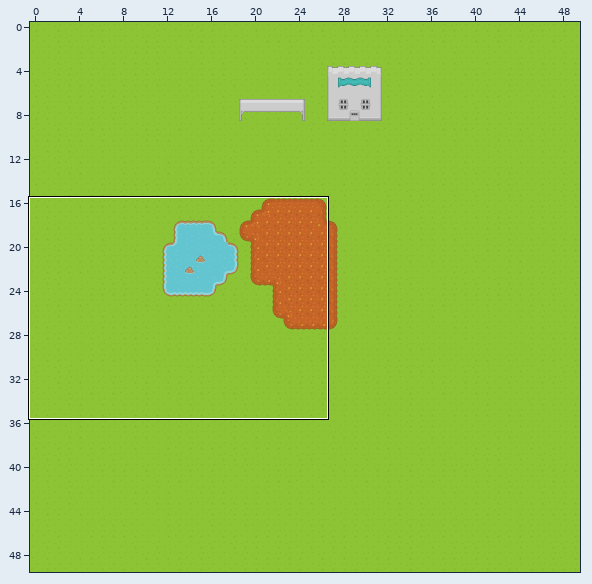
A Tiled map gets an edit: client/websiteAssets/untitled.tmx. Above, an overview of the earlier version with the close-up marked.
Close-up. Before the commit:
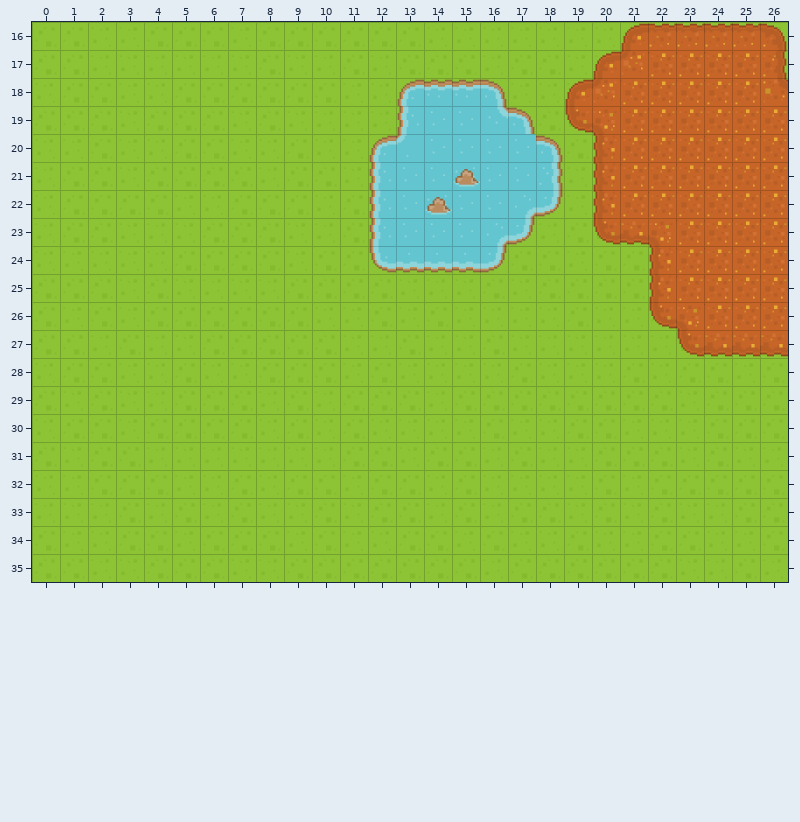
Cells are 64x64 px. Shown: x 0..26, y 16..35. The commit also changed other parts of the map, which this record leaves out.
After the commit:
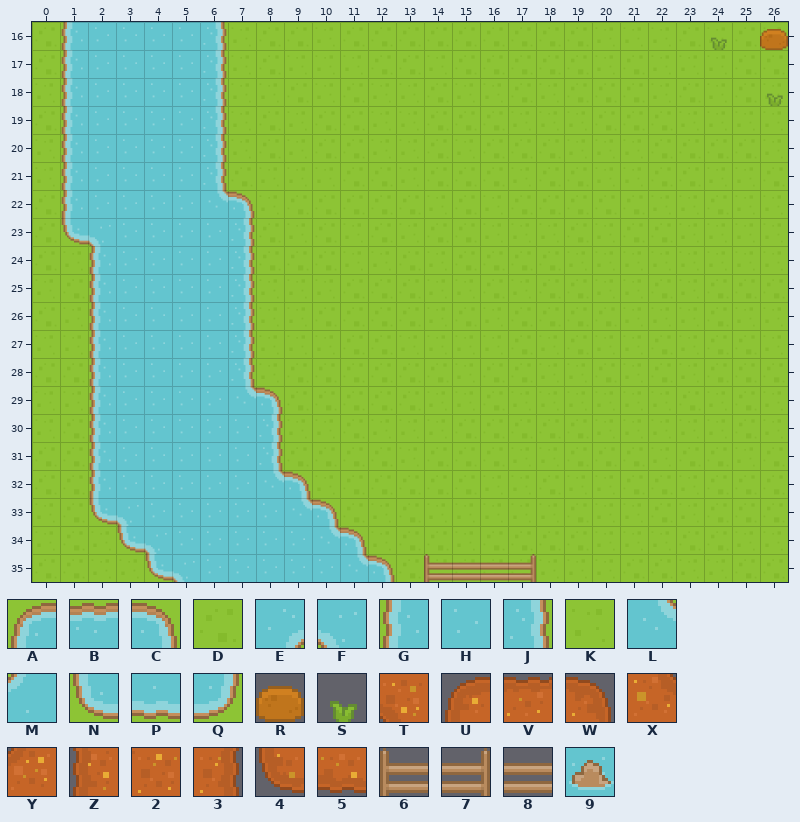
Key: from "roguelikeSheet_transparent": A 2, B 3, C 4, D 5, E 68, F 69, G 70, H 71, J 72, K 73, L 136, M 137, N 138, P 139, Q 140, R 632, S 702, T 1225, U 1226, V 1227, W 1228, X 1292, Y 1293, Z 1294, 2 1295, 3 1296, 4 1362, 5 1363, 6 1612, 7 1613, 8 1616, 9 1618.
_ is an empty cell.
Tiles replaced or removed in this view: 2, 3, 4, 5, 9, A, B, C, D, E, G, H, J, K, L, M, N, P, Q, T, U, V, W, X, Y, Z.
Diff:
Changed rows in their new state; . is an unchanged cell.
Layer "Ground Terrain":
first column x 1:
16 GHHHHJ..............KK.KD.
17 GHHHHJ...............KK..D
18 GHHHHJ......KDKK..DD...KD.
19 GHHHHJ......KDDDK..D...K.K
20 GHHHHJ.....KKDKDDD.K..DD.K
21 GHHHHJ.....DKDDDKD.K..D.K.
22 GHHHHLC....DDKDKDD.D......
23 NFHHHHJ....DKDDKK.....K..K
24 .GHHHHJ....KDKDD........KK
25 .GHHHHJ..............D.DD.
26 .GHHHHJ..............KK.K.
27 .GHHHHJ...................
28 .GHHHHJ...................
29 .GHHHHLC..................
30 .GHHHHHJ..................
31 .GHHHHHJ..................
32 .GHHHHHLC.................
33 .NFHHHHHLC................
34 ..NFHHHHHLC...............
35 ...NFHHHHHLC...D..........
Layer "Ground Overlay":
first column x 19:
16 ..______
17 ._______
18 ________
19 ________
20 ._______
21 ._______
22 ._______
23 ._______
24 ..._____
25 ..._____
26 ..._____
27 ....____
Layer "Deco0":
first column x 14:
16 ..........S.R
18 ............S
21 ._...........
22 _............
first column x 14:
35 6887
Pixel boxes of the changes (left, top, right, bottom) in both close-ups:
changed: (61, 22, 788, 582)
